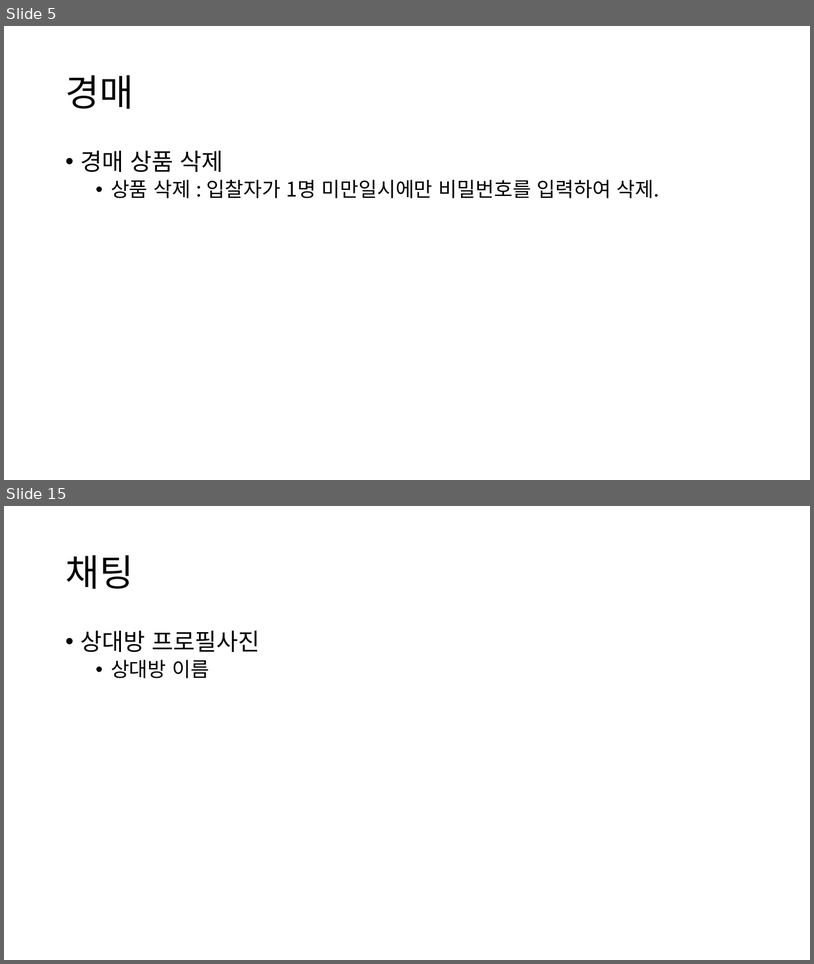
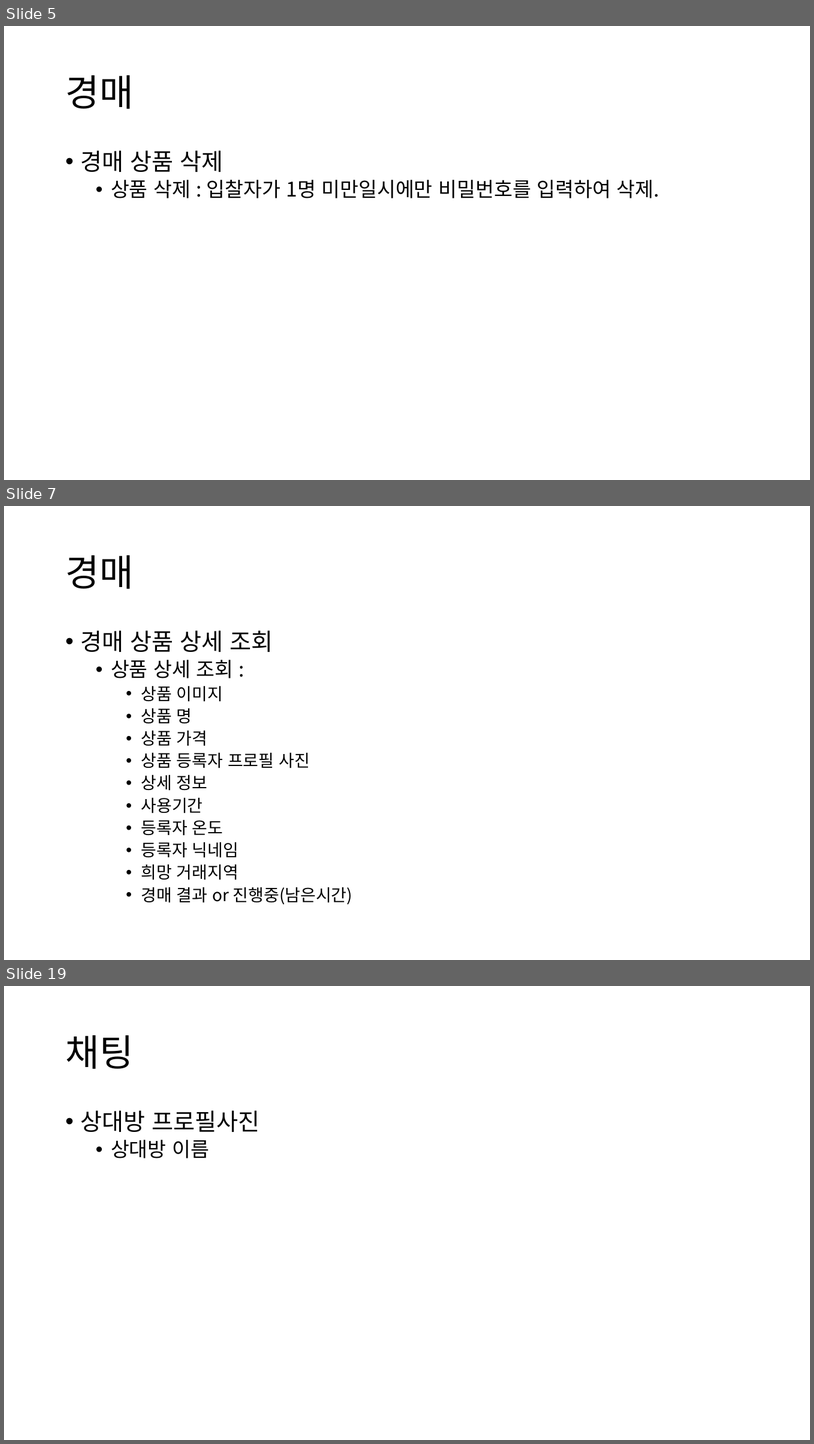
Before and after one commit to Singan/anabada-project, a slide deck: ppt/요구사항 명세서.pptx. Shown one above the other, each under a label of ours: slides 5 and 15 before the commit, slides 5, 7 and 19 after it; the slides between them are not shown. The pictures are 814x964 and 814x1444 pixels, drawn with LibreOffice and Linux fonts; fonts in the diff are those of the drawing. Boxes give left, top, right and bottom in pixels: in the first picture for what was removed or moved away, otherwise in the second. Text is boxed around its words. In the diff, an @@ line names an element or a change of style, - is before the commit and + after.

```diff
--- a/ppt/요구사항 명세서.pptx
+++ b/ppt/요구사항 명세서.pptx
@@ slide 7 added at <box>4,506,810,960</box>, background #FFFFFF @@
@@ title added at <box>65,555,133,589</box>, 44 pt, text #000000 @@
+경매
@@ text added at <box>81,630,353,904</box>, 20 pt, text #000000 @@
+• 경매 상품 상세 조회
+  • 상품 상세 조회 :
+    • 상품 이미지
+    • 상품 명
+    • 상품 가격
+    • 상품 등록자 프로필 사진
+    • 상세 정보
+    • 사용기간
+    • 등록자 온도
+    • 등록자 닉네임
+    • 희망 거래지역
+    • 경매 결과 or 진행중(남은시간)
@@ what was slide 15 is now slide 19 @@
```
Also in this commit, not shown: 11 slides changed, 3 other slides added.
